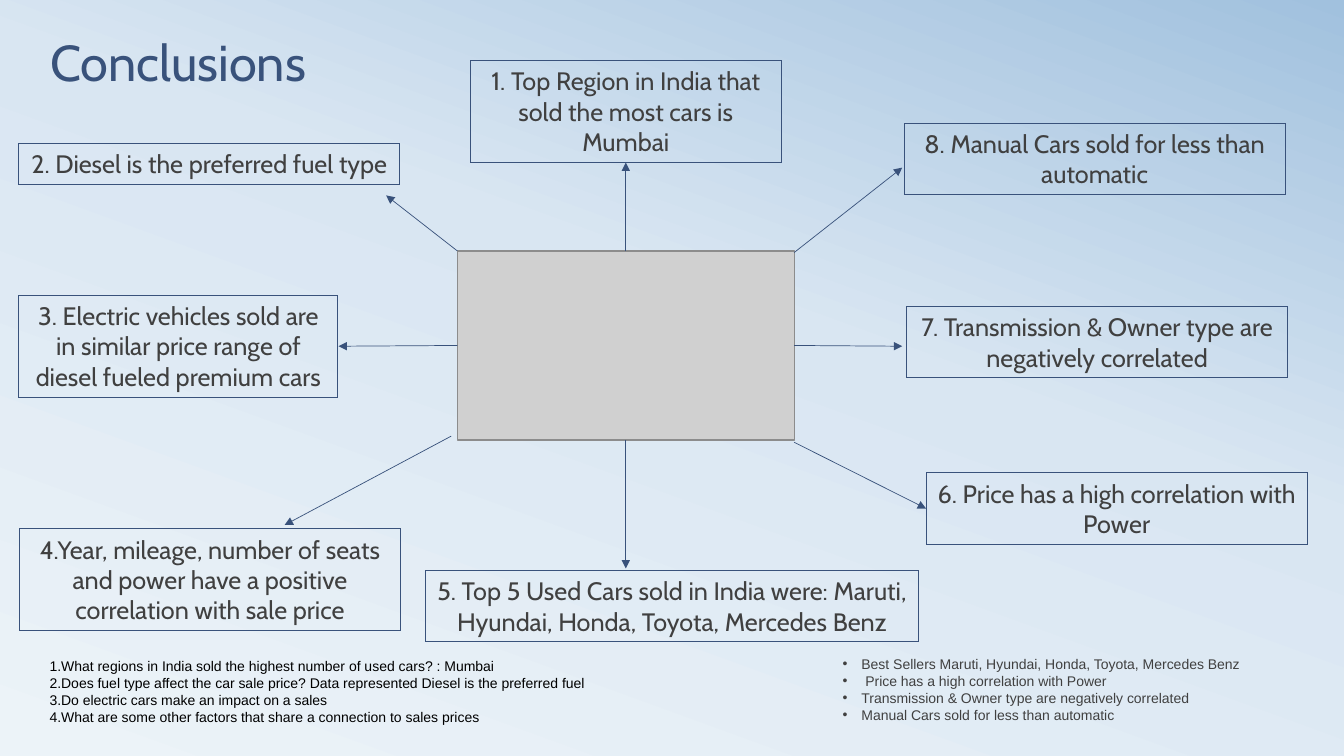
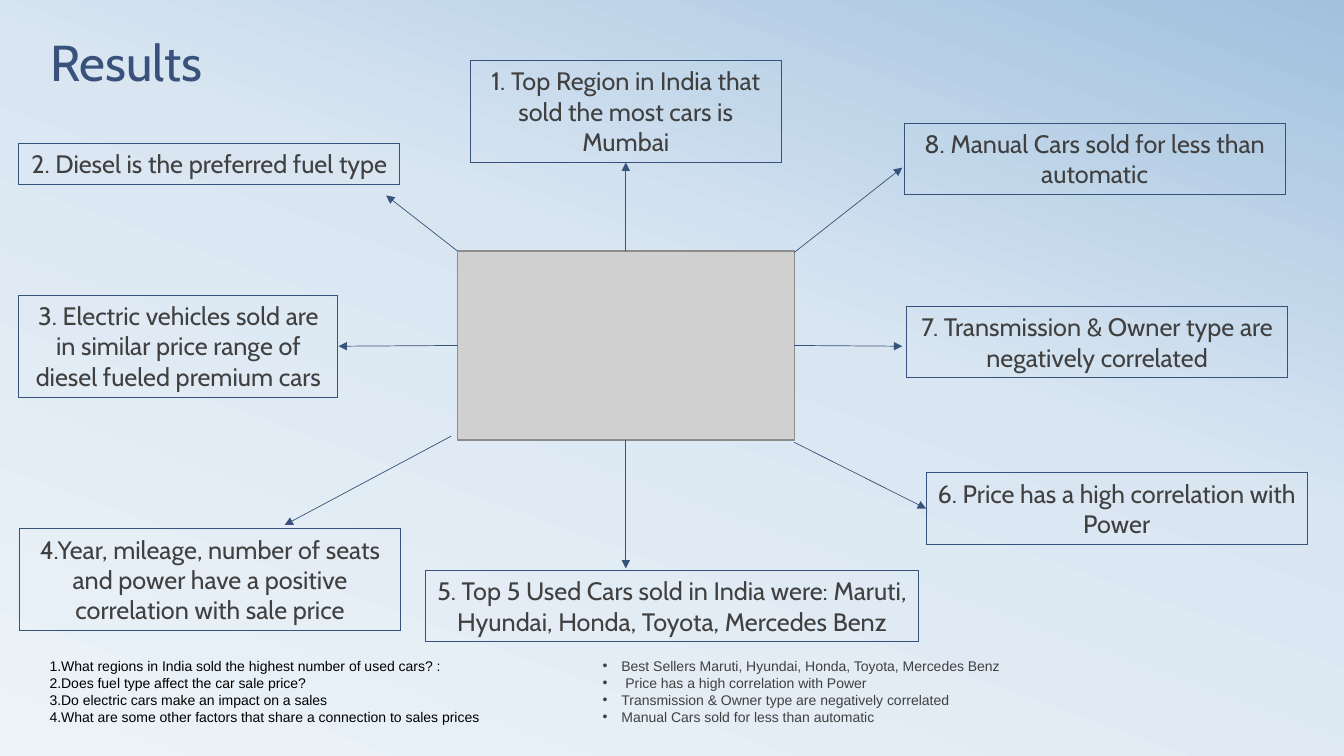
Before and after one commit to githosted/CAPSTONE, a slide deck: slide 6 of Capstone.pptx (slide 7 before the commit). Drawn at 1344x756 pixels with LibreOffice and Linux fonts; fonts in the diff are those of the drawing; grey boxes stand for pictures. Boxes give left, top, right and bottom in pixels: in the first picture for what was removed or moved away, otherwise in the second. Text is boxed around its words. In the diff, an @@ line names an element or a change of style, - is before the commit and + after.

```diff
--- a/Capstone.pptx
+++ b/Capstone.pptx
@@ title at (50,43,202,82): text changed @@
-Conclusions
+Results
@@ text "Best Sellers Maruti, Hyundai, Honda, ...": place and size @@
-text "Best Sellers Maruti, Hyundai, Honda, ..." at (861,659,1240,720)
+text "Best Sellers Maruti, Hyundai, Honda, ..." at (621,661,1000,722)
@@ text at (50,661,433,691): text changed @@
-1. What regions in India sold the highest number of used cars? : Mumbai
-2. Does fuel type affect the car sale price? Data represented Diesel is the preferred fuel
+1. What regions in India sold the highest number of used cars? :
+2. Does fuel type affect the car sale price?
```
Also in this commit, not shown: 4 other slides changed, 3 slides added, 3 slides removed, 3 other files.
